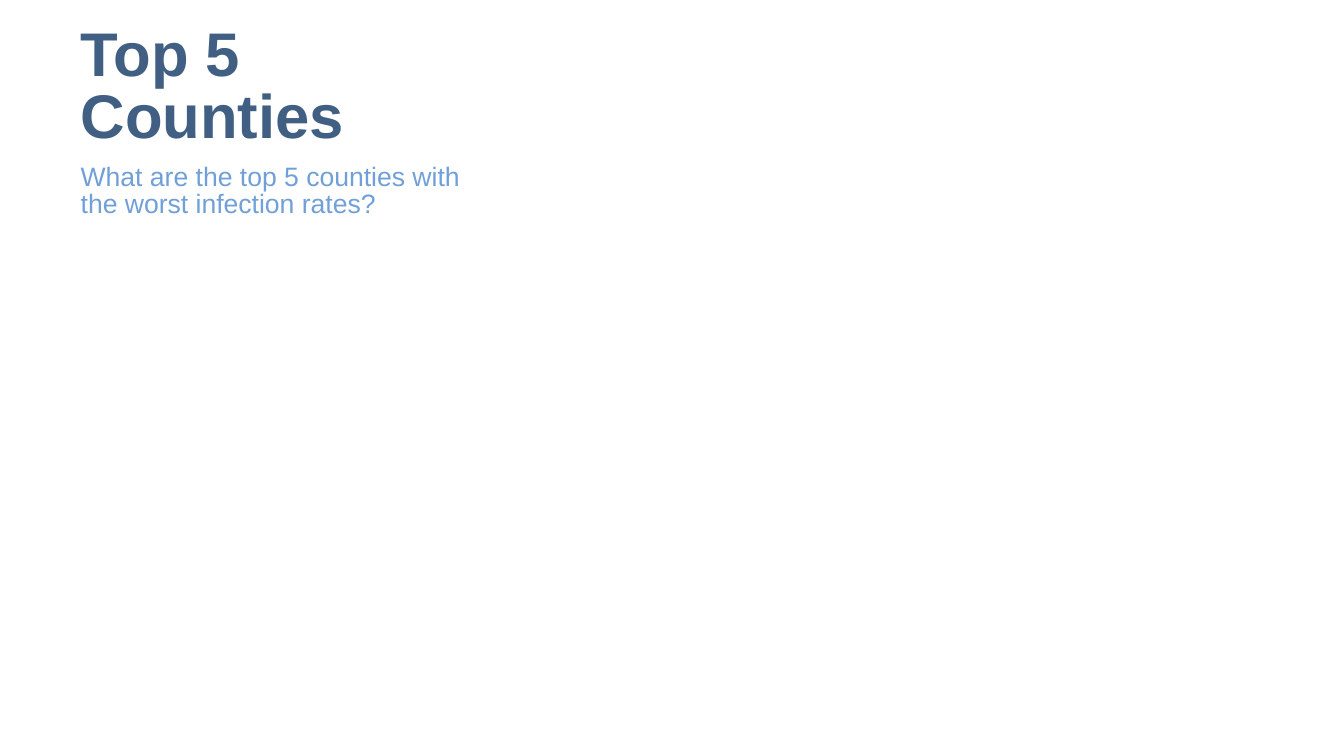
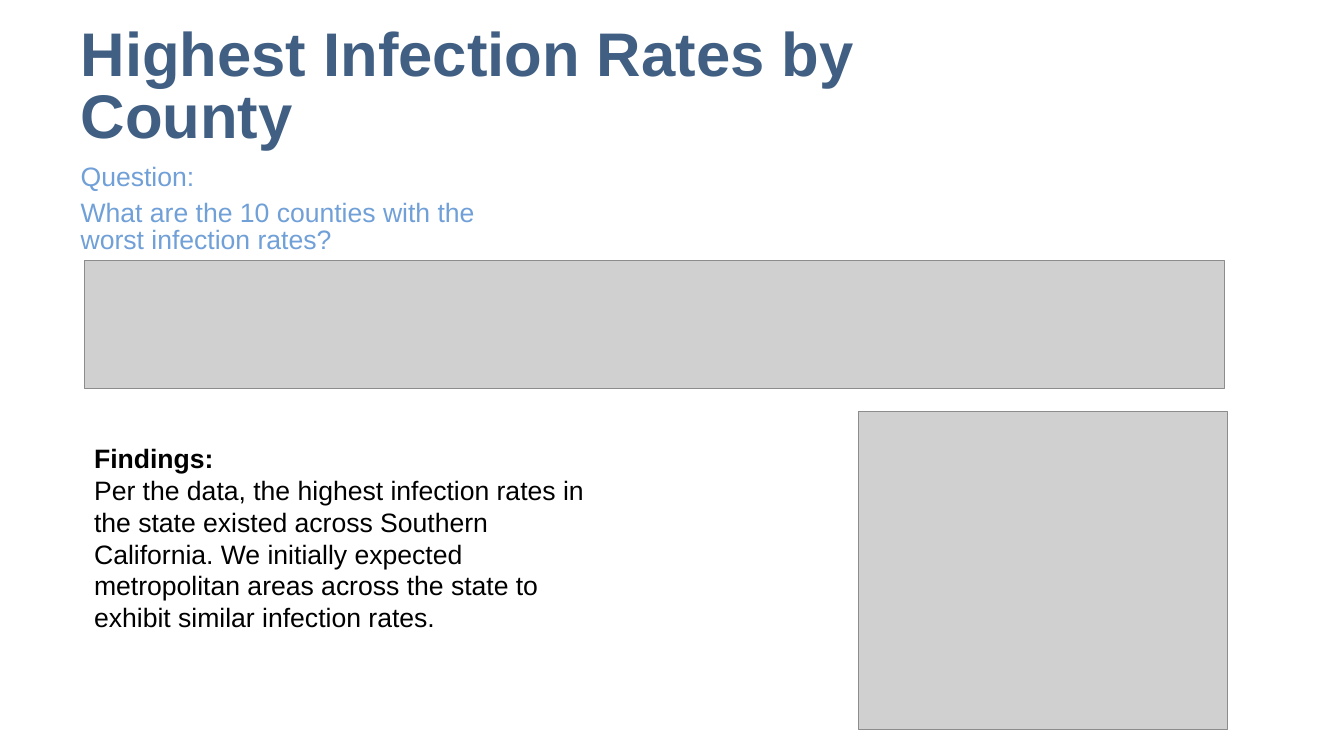
Before and after one commit to speedracer05/Covid_CalFresh, a slide deck: slide 4 of Presentation/Covid_CalFresh_v.01.pptx. Drawn at 1344x756 pixels with LibreOffice and Linux fonts; fonts in the diff are those of the drawing; grey boxes stand for pictures. Boxes give left, top, right and bottom in pixels: in the first picture for what was removed or moved away, otherwise in the second. Text is boxed around its words. In the diff, an @@ line names an element or a change of style, - is before the commit and + after.

```diff
--- a/Presentation/Covid_CalFresh_v.01.pptx
+++ b/Presentation/Covid_CalFresh_v.01.pptx
@@ title at [81, 31, 854, 150]: text changed @@
-Top 5 Counties
+Highest Infection Rates by County
@@ text at [81, 167, 475, 249]: text changed @@
-What are the top 5 counties with the worst infection rates?
+Question:
+What are the 10 counties with the worst infection rates?
@@ picture added at [84, 260, 1224, 388] @@
@@ picture added at [858, 411, 1227, 729] @@
@@ text added at [94, 448, 584, 628], 19 pt, text #000000 @@
+Findings:
+Per the data, the highest infection rates in the state existed across Southern California. We initially expected metropolitan areas across the state to exhibit similar infection rates.
```
Also in this commit, not shown: 5 other slides changed, 3 slides added, 7 slides removed, 1 other file.
